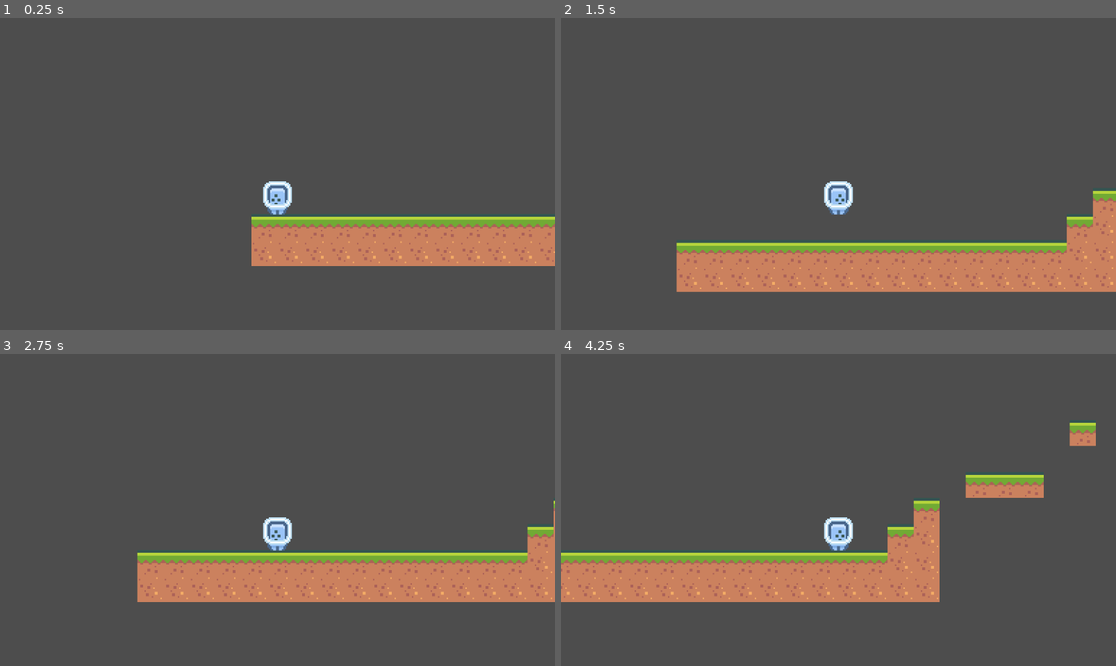
Above: before the commit, frames 1-4 (two rows, left to right).
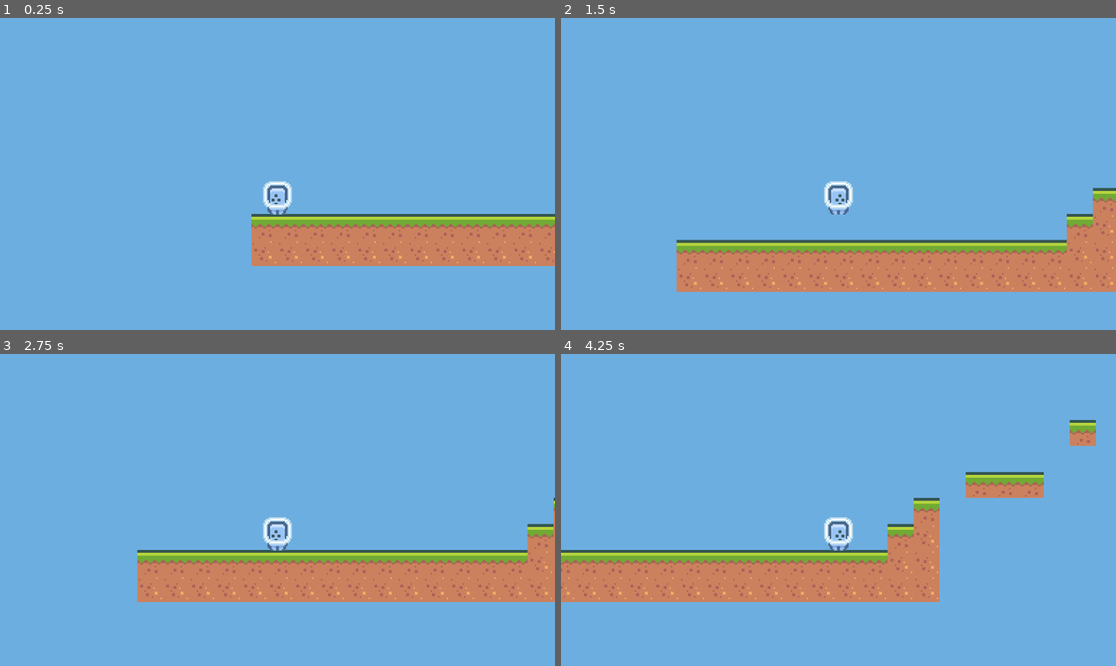
Above: after the commit, the same moments.

Repository: jeffchiudev/Platformer2DProject
Game: Godot game, scene res://Level1.tscn
Same seed, same stepped clock (60 frames per second), same inputs: the game is played once before the commit and once after it.
Inputs:
- Up to frame 1 (0.25 s): no input
- Up to frame 2 (1.5 s): tap Enter at 0.5 s; hold Right from 0.53 s (still down); tap Space at 0.77 s
- Up to frame 3 (2.75 s): tap Space at 1.52 s; release Right at 2.03 s; hold Left from 2.03 s (still down)
- Up to frame 4 (4.25 s): release Left at 2.78 s; hold Right from 2.78 s (still down); tap Space at 3.02, 3.77 s

The runs differ from the first frame. In frame 1, 90% of the frame differs, in the area x 0-100%, y 0-100%; in frame 2, 85%; in frame 3, 87%; in frame 4, 85%.

Commit message:
change environment background color

Diff:
--- a/project.godot
+++ b/project.godot
@@ -22,3 +22,4 @@
 [rendering]
 
 textures/canvas_textures/default_texture_filter=0
+environment/defaults/default_clear_color=Color(0.427755, 0.684173, 0.878253, 1)
